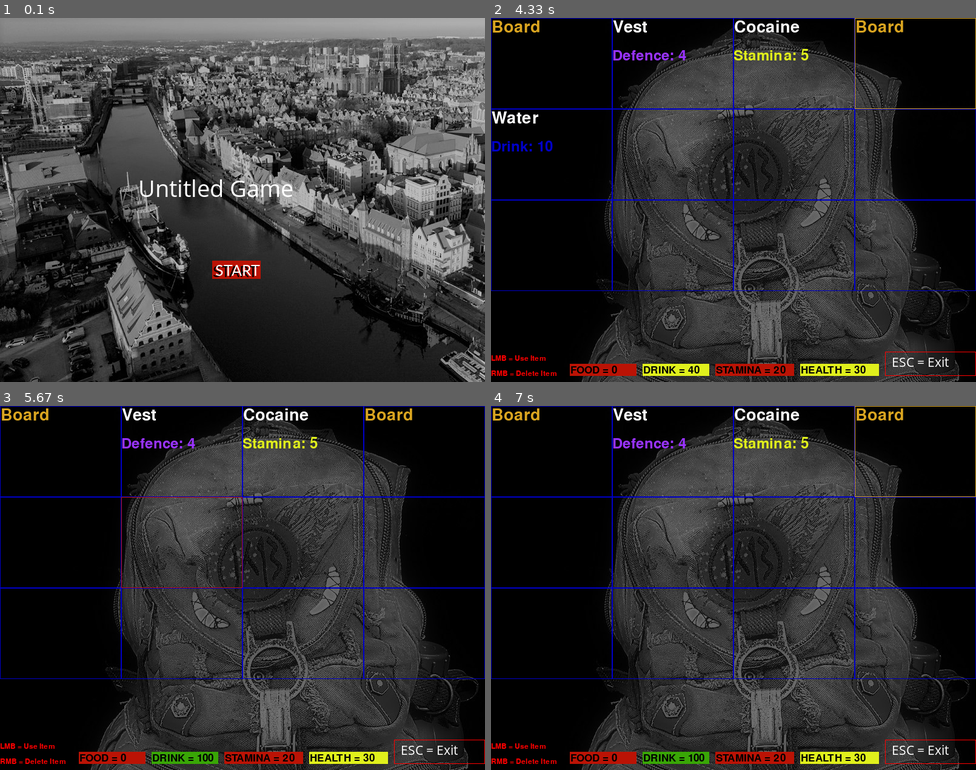
Above: before the commit, frames 1-4 (two rows, left to right).
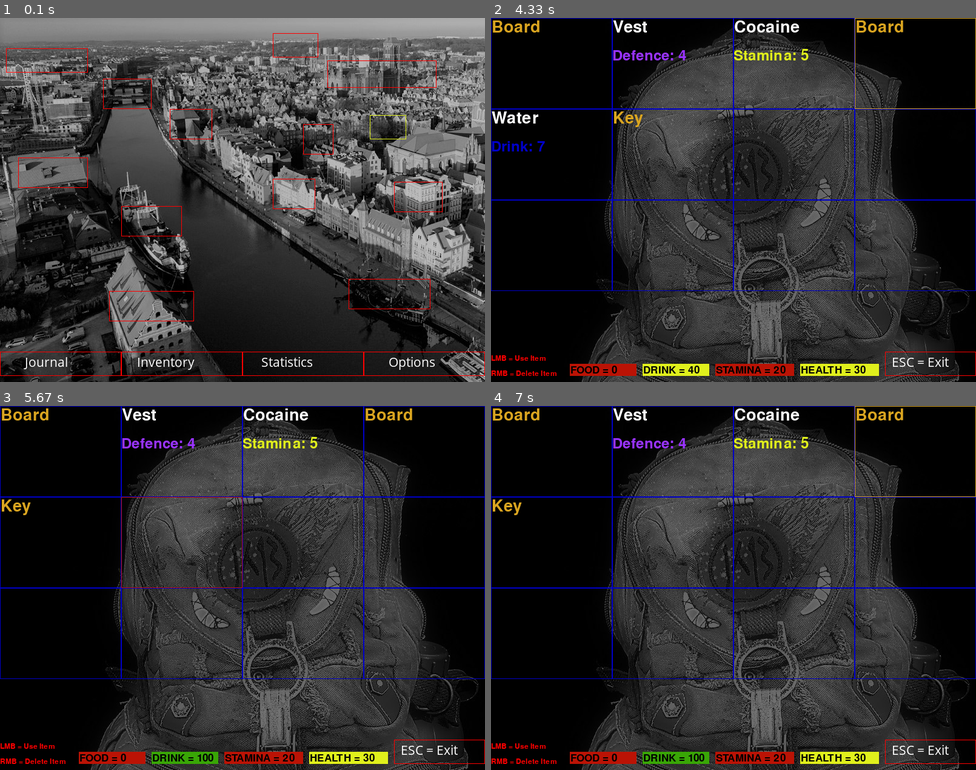
Above: after the commit, the same moments.

Repository: darek-k/pygame-project
Game: pygame game, started from test.py
The game is run twice, just before and just after one commit, with the same random seed, the same clock (stepped at 60 frames per second) and the same inputs.
Inputs (mouse positions are in pixels of both pictures, inside the frame that each line leads up to):
- Up to frame 1 (0.1 s): no input
- Up to frame 2 (4.33 s): click (728, 269) at 0.38 s, where only the run before the commit has a clickable "START"; click (651, 287) at 0.72 s; click (607, 312) at 1.05 s; click "Search" at 1.38 s; click (588, 178) at 1.72 s; hold Esc 3.13-3.67 s; hold Esc 3.7-4.23 s; click "!" at 4.32 s
- Up to frame 3 (5.67 s): click (203, 660) at 4.65 s; click (72, 526) at 4.98 s; click "YES" at 5.32 s; click (194, 500) at 5.65 s
- Up to frame 4 (7 s): click (636, 449) at 5.98 s; right-click (854, 624) at 6.32 s; click (631, 595) at 6.65 s; click (879, 493) at 6.98 s

The runs differ from the first frame. In frame 1, 2.6% of the frame differs, in the area x 0-100%, y 4-99%; in frame 2, 0.2%; in frame 3, 0.1%; in frame 4, 0.1%.

Commit message:
Add closed location -> Gate

Diff:
--- a/test.py
+++ b/test.py
@@ -444,6 +444,7 @@
         self.crane_defense = 50
         self.flat_defense = 50
         self.forest_defense = 50
+        self.gate_defense = 50
         self.hotel_defense = 50
         self.office_defense = 50
         self.opera_defense = 50
@@ -465,6 +466,8 @@
             barricade.flat_defense = new_defence
         if location_name == 'forest':
             barricade.forest_defense = new_defence
+        if location_name == 'gate':
+            barricade.gate_defense = new_defence
         if location_name == 'hotel':
             barricade.hotel_defense = new_defence
         if location_name == 'office':
@@ -724,11 +727,12 @@
 cooked_meat = Item('Cooked meat', 10, 'food', '')
 
 # Create drink instances
-soda = Item('Soda', 5, 'drink', '')
-juice = Item('Soda', 8, 'drink', '')
-water = Item('Water', 10, 'drink', '')
+soda = Item('Soda', 3, 'drink', '')
+juice = Item('Soda', 5, 'drink', '')
+water = Item('Water', 7, 'drink', '')
 
 # Create health instances
+vodka = Item('Vodka', 2, 'health', '')
 painkillers = Item('Painkillers', 3, 'health', '')
 bandage = Item('Bandage', 6, 'health', '')
 
@@ -940,6 +944,7 @@
 inventory.add_to_inventory(cocaine)
 inventory.add_to_inventory(board)
 inventory.add_to_inventory(water)
+inventory.add_to_inventory(key)
 
 
 class InventoryWindow:
@@ -1472,6 +1477,9 @@
         self.chest_forest = [apple]
         self.found_items_forest = []
 
+        self.chest_gate = [apple]
+        self.found_items_gate = []
+
         self.chest_hotel = [water]
         self.found_items_hotel = []
 
@@ -1848,6 +1856,52 @@
                                                                  chest.found_items_forest, barricade.forest_defense,
                                                                  'forest')
 
+
+
+                if event.type == pygame.MOUSEBUTTONDOWN:  # Open a "Gate" window
+                    button = pygame.Rect(610, 160, 60, 40)
+                    if event.button == 1:
+                        if button.collidepoint(event.pos):
+                            if key in inventory.inventory:
+                                door_sound.play()
+                                location_window.open_location_window('images/open_gate.jpg', 'Gate',
+                                                                     chest.chest_gate,
+                                                                     chest.found_items_gate,
+                                                                     barricade.gate_defense,
+                                                                     'open_gate')
+
+                            elif key not in inventory.inventory:
+                                while True:
+
+                                    for event in pygame.event.get():
+                                        if event.type == pygame.QUIT:
+                                            pygame.quit()
+                                            sys.exit()
+
+                                        if event.type == pygame.KEYDOWN and event.key == pygame.K_ESCAPE:
+                                            map_window.open_map_window()
+
+                                        if event.type == pygame.MOUSEBUTTONDOWN:  # Exit
+                                            button = pygame.Rect(600, 550, 200, 40)
+                                            if event.button == 1:
+                                                if button.collidepoint(event.pos):
+                                                    map_window.open_map_window()
+
+                                    # Window name
+                                    pygame.display.set_caption("Closed Gate")
+
+                                    # Add screen image
+                                    location_image = pygame.image.load('images/closed_gate.jpg')
+                                    display.blit(location_image, (0, 0))
+
+                                    # Add menu buttons
+                                    button_maker(600, 550, 200, 40, 'red', 'grey', 'Comic Sans MS', 23,
+                                                 '          Exit', 'white',
+                                                 transparent_on=False, transparent_off=False)  # Exit
+
+                                    pygame.display.update()
+                                    clock.tick(FPS)
+
                 if event.type == pygame.MOUSEBUTTONDOWN:  # Open a "Hotel" window
                     button = pygame.Rect(450, 265, 70, 50)
                     if event.button == 1:
@@ -1958,6 +2012,10 @@
                          transparent_on=False, text_on=False)  # Flat
             button_maker(450, 25, 75, 40, 'grey', 'pure_red', 'Comic Sans MS', 23, 'Forest', 'white',
                          transparent_on=False, text_on=False)  # Forest
+
+            button_maker(610, 160, 60, 40, 'grey', 'yellow', 'Comic Sans MS', 23, 'Gate', 'white',
+                         transparent_on=False, text_on=False)  # Gate
+
             button_maker(450, 265, 70, 50, 'grey', 'pure_red', 'Comic Sans MS', 23, 'Hotel', 'white',
                          transparent_on=False, text_on=False)  # Hotel
             button_maker(650, 270, 80, 50, 'grey', 'pure_red', 'Comic Sans MS', 23, 'Office', 'white',
@@ -2073,4 +2131,5 @@
 
 game_over_window = GameOverWindow()  # Instance of GameOverWindow Class
 
-main_menu_window.open_main_menu_window()
+# main_menu_window.open_main_menu_window()
+map_window.open_map_window()
Binary file added: images/closed_gate.jpg
Binary file added: images/open_gate.jpg
